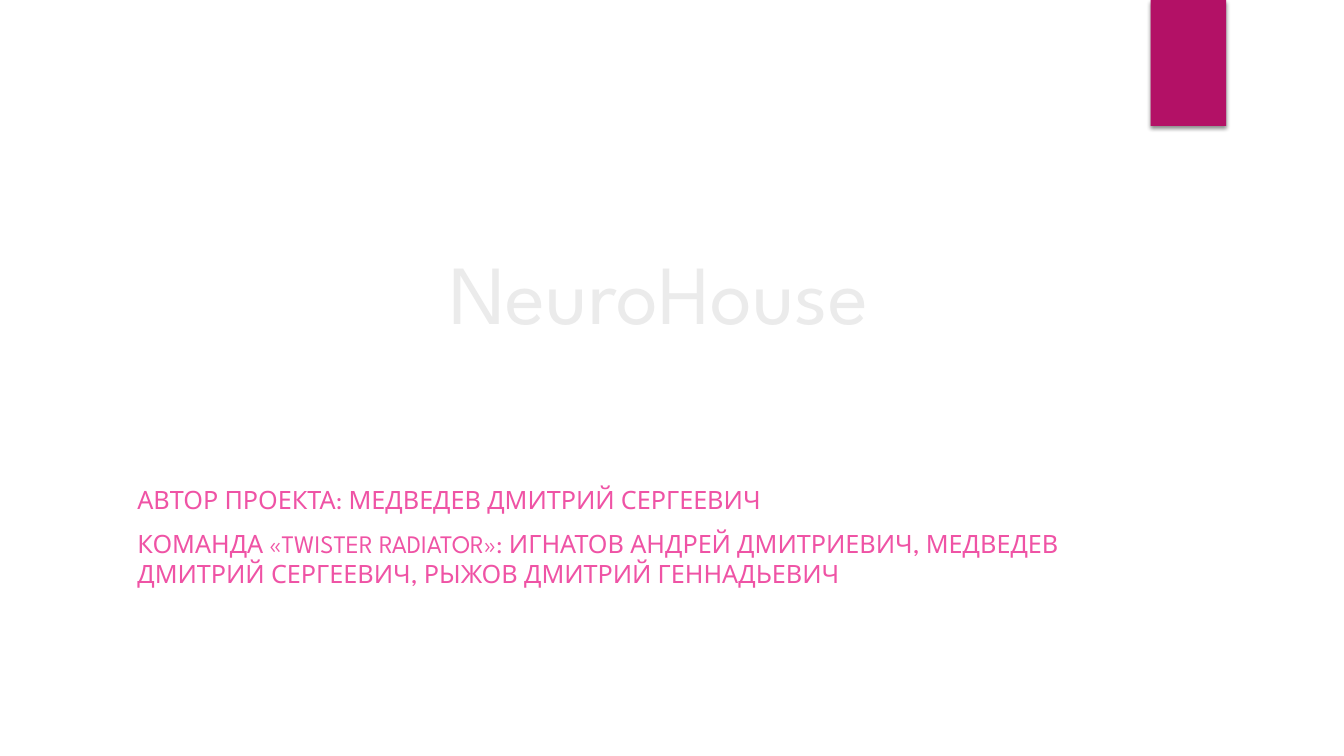
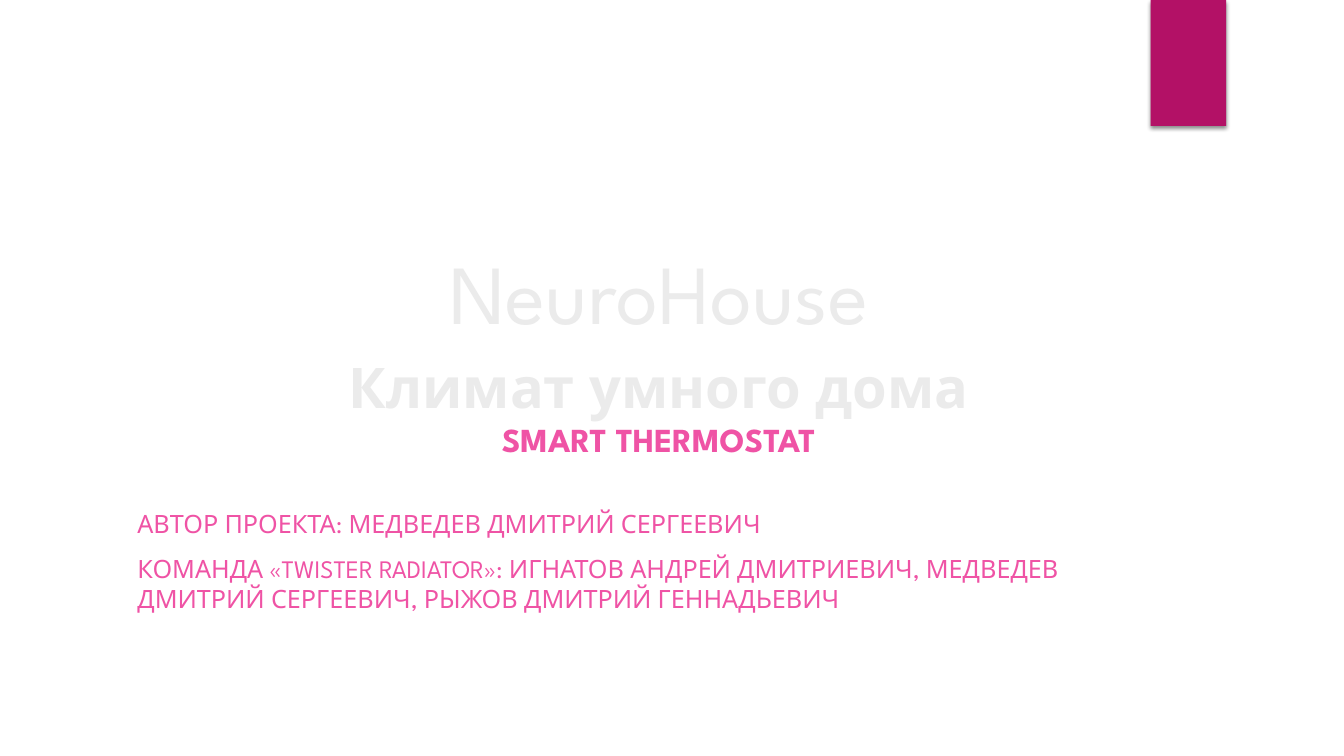
Before and after one commit to Corvin71/neuro-hack, a slide deck: slide 1 of present.pptx. Drawn at 1344x756 pixels with LibreOffice and Linux fonts; fonts in the diff are those of the drawing; background and template pictures are left out. Boxes give left, top, right and bottom in pixels: in the first picture for what was removed or moved away, otherwise in the second. Text is boxed around its words. In the diff, an @@ line names an element or a change of style, - is before the commit and + after.

```diff
--- a/present.pptx
+++ b/present.pptx
@@ text added at [172, 347, 1145, 424], 40 pt, text #EBEBEB, bold @@
+Климат умного дома
@@ text added at [502, 429, 816, 453], 24 pt, text #EF53A5, bold @@
+SMART THERMOSTAT
@@ subtitle "АВТОР ПРОЕКТА: МЕДВЕДЕВ ДМИТРИЙ СЕРГЕЕВИЧ": place and size @@
-subtitle "АВТОР ПРОЕКТА: МЕДВЕДЕВ ДМИТРИЙ СЕРГЕЕВИЧ" at [137, 485, 1058, 588]
+subtitle "АВТОР ПРОЕКТА: МЕДВЕДЕВ ДМИТРИЙ СЕРГЕЕВИЧ" at [137, 510, 1058, 613]
```
Also in this commit, not shown: 7 other slides changed, 4 slides added, 1 slide removed.
